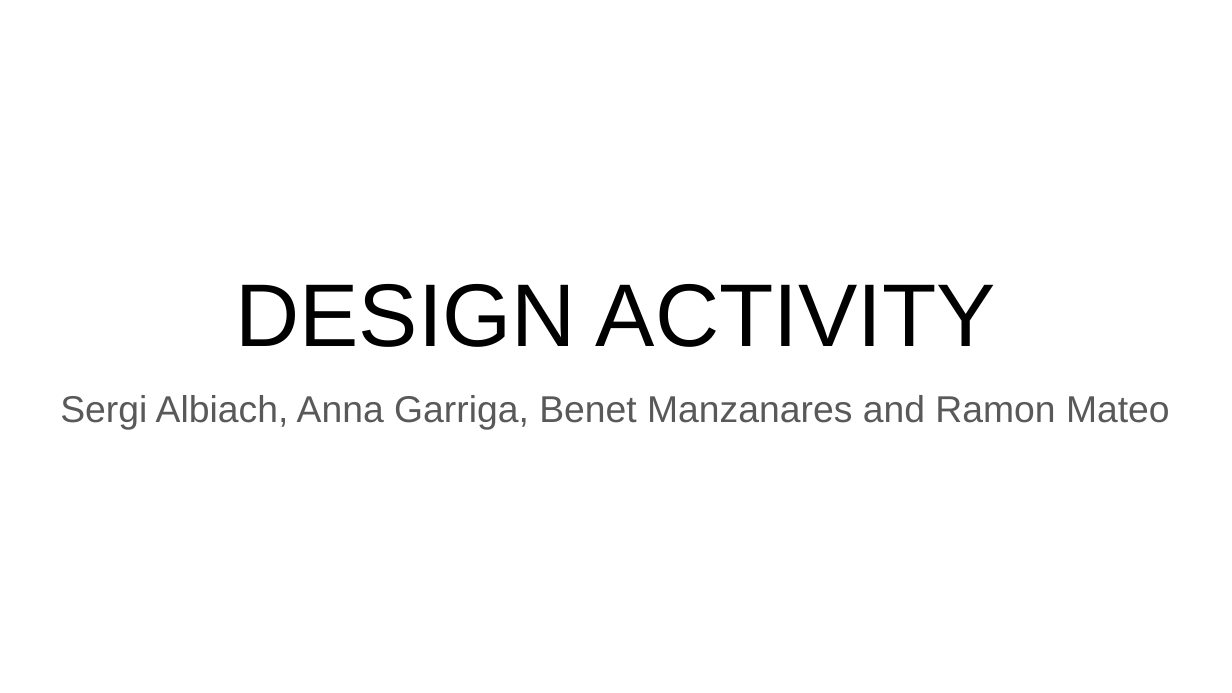
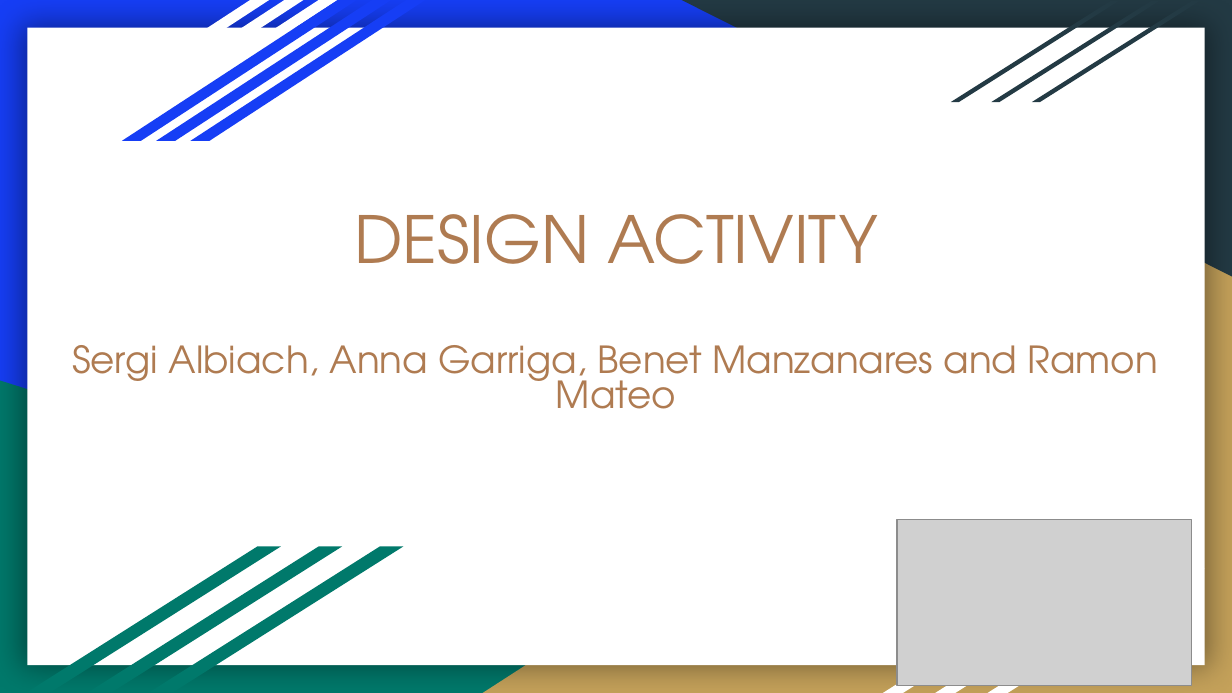
Before and after one commit to MateoProjects/IMAS_Work, a slide deck: slide 1 of Design Activity Presentation.pptx. Drawn at 1232x693 pixels with LibreOffice and Linux fonts; fonts in the diff are those of the drawing; grey boxes stand for pictures. Boxes give left, top, right and bottom in pixels: in the first picture for what was removed or moved away, otherwise in the second. Text is boxed around its words. In the diff, an @@ line names an element or a change of style, - is before the commit and + after.

Commit message:
New presentation and Design Activity
Updated the files for the presentation and the design activity

```diff
--- a/Design Activity Presentation.pptx
+++ b/Design Activity Presentation.pptx
@@ background #FFFFFF to #163EF5 @@
@@ rectangle added at [27,28,1205,665], fill #FFFFFF @@
@@ parallelogram added at [34,0,269,140], fill #FFFFFF @@
@@ parallelogram added at [69,0,303,140], fill #FFFFFF @@
@@ parallelogram added at [103,0,338,140], fill #FFFFFF @@
@@ parallelogram added at [122,0,356,140], fill #163EF5 @@
@@ parallelogram added at [156,0,391,140], fill #163EF5 @@
@@ parallelogram added at [191,0,425,140], fill #163EF5 @@
@@ right triangle added at [681,0,1232,276], fill #233A44 @@
@@ parallelogram added at [951,1,1120,102], fill #233A44 @@
@@ parallelogram added at [992,1,1161,102], fill #233A44 @@
@@ parallelogram added at [1032,1,1201,102], fill #233A44 @@
@@ title "DESIGN ACTIVITY": place and size @@
-title "DESIGN ACTIVITY" at [236,284,996,347]
+title "DESIGN ACTIVITY" at [354,214,877,264]
@@ title "DESIGN ACTIVITY" at [354,214,877,264]: size 52 to 38 pt, font Arial to TeX Gyre Adventor, text colour #000000 to #AF7B51; vertical alignment bottom to middle @@
@@ right triangle added at [483,209,1232,693], fill #C4A15A @@
@@ subtitle "Sergi Albiach, Anna Garriga, Benet ...": place and size @@
-subtitle "Sergi Albiach, Anna Garriga, Benet ..." at [60,395,1170,430]
+subtitle "Sergi Albiach, Anna Garriga, Benet ..." at [72,345,1158,409]
@@ subtitle "Sergi Albiach, Anna Garriga, Benet ..." at [72,345,1158,409]: font Arial to TeX Gyre Adventor, text colour #595959 to #AF7B51 @@
@@ right triangle added at [0,381,993,693], fill #00796B @@
@@ picture added at [897,520,1191,686] @@
@@ parallelogram added at [27,547,281,692], fill #00796B @@
@@ parallelogram added at [87,547,341,692], fill #00796B @@
@@ parallelogram added at [149,547,403,692], fill #00796B @@
@@ parallelogram added at [883,568,1100,692], fill #FFFFFF @@
@@ parallelogram added at [935,568,1152,692], fill #FFFFFF @@
@@ parallelogram added at [988,568,1205,692], fill #FFFFFF @@
```
Also in this commit, not shown: 15 slides added, 1 other file.
